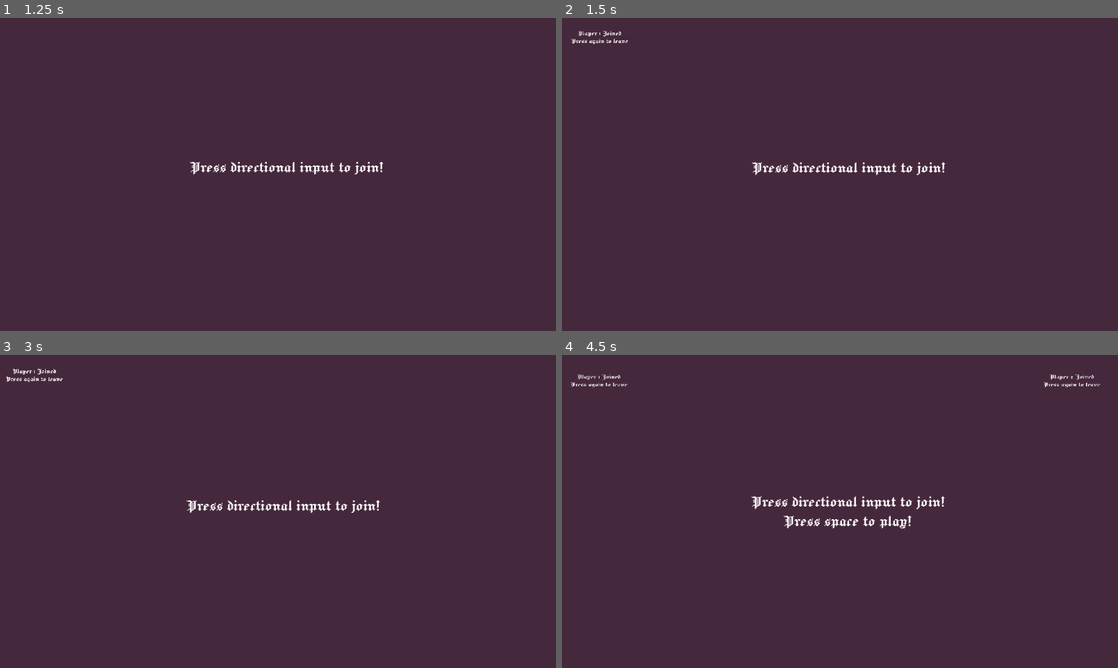
Above: before the commit, frames 1-4 (two rows, left to right).
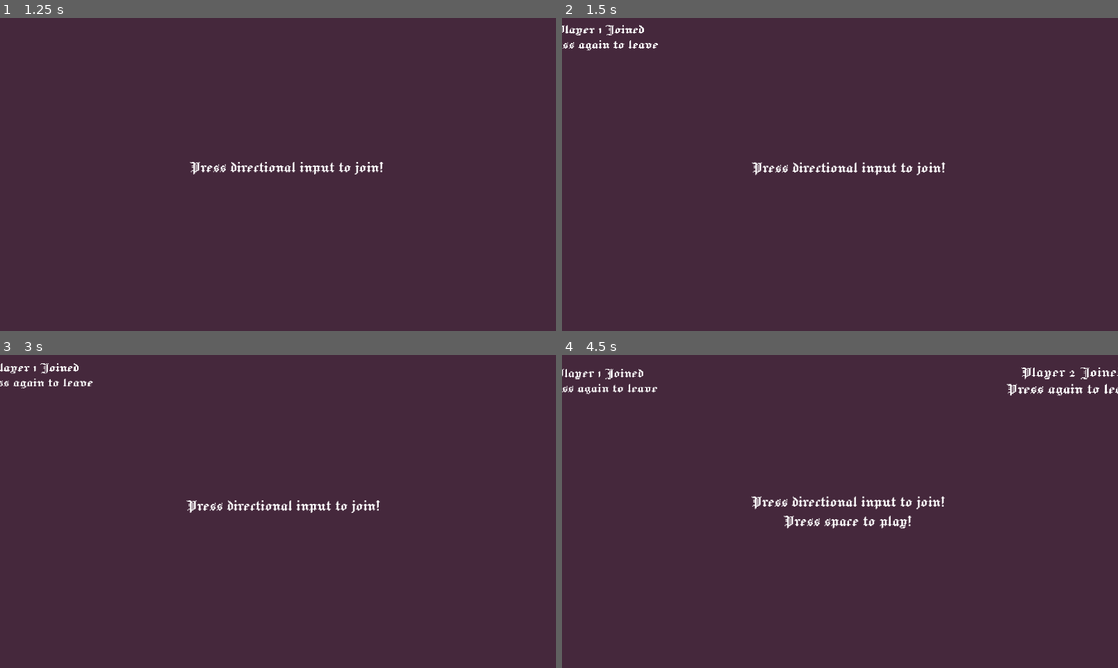
Above: after the commit, the same moments.

Repository: reniby/catfight
Game: Godot game, scene res://scenes/menu.tscn
Same seed, same stepped clock (60 frames per second), same inputs: the game is played once before the commit and once after it.
Inputs:
- Up to frame 1 (1.25 s): click "Timed" at 0.5 s
- Up to frame 2 (1.5 s): tap Enter (dash_p4) at 1.25 s; hold Right (right_p1) from 1.28 s (still down); tap Shift (dash_p1) at 1.35 s
- Up to frame 3 (3 s): release Right (right_p1) at 2.03 s; hold Down (down_p1) 2.03-2.78 s; tap Space (dash_p2) at 2.1 s; hold Right (right_p1) from 2.78 s (still down); tap Ctrl (dash_p3) at 2.85 s
- Up to frame 4 (4.5 s): release Right (right_p1) at 3.53 s; hold Up (up_p1) 3.53-4.28 s; tap Enter (dash_p4) at 3.6 s; hold Left (left_p1) from 4.28 s (still down); tap G (down_p2) at 4.35 s

Frame 1 is identical in both runs. In frame 2, 0.5% of the frame differs, in the area x 0-18%, y 2-11%; in frame 3, 0.5%; in frame 4, 1.0%, in the area x 0-100%, y 4-14%.

Commit message:
text impact on player join

Diff:
--- a/scripts/character_select.gd
+++ b/scripts/character_select.gd
@@ -10,6 +10,7 @@
 
 func apply_shake():
 	shake_strength = randomStrength
+
 var character_input = [{
 	"up": "up_p1",
 	"down": "down_p1",
@@ -45,18 +46,24 @@
 	for player in range(4):
 		for action in actions:
 			if Input.is_action_just_pressed(character_input[player][action]):
+				var tween = get_tree().create_tween()
+				labels[player].add_theme_font_size_override("font_size", 100)
+				tween.tween_property(labels[player], "theme_override_font_sizes/font_size", 36, 0.5)
 				Globals.players[player] = !Globals.players[player]
 				apply_shake()
 				if Globals.players[player]:
 					Globals.numPlayers += 1
 				else:
 					Globals.numPlayers -= 1
+					if tween.is_running() and tween.is_valid():
+						tween.stop()
 
 
 		if Globals.players[player]:
 			labels[player].text = "Player %d Joined\nPress again to leave" % (player+1)
 		else:
 			labels[player].text = ""
+
 
 	if Globals.numPlayers > 1:
 		press_play.text = "Press directional input to join!\nPress space to play!"
@@ -67,7 +74,6 @@
 
 	if shake_strength > 0:
 		shake_strength = lerpf(shake_strength, 0, shakeFade * delta)
-
 		camera_2d.offset = randomOffset()
 
 func randomOffset():
